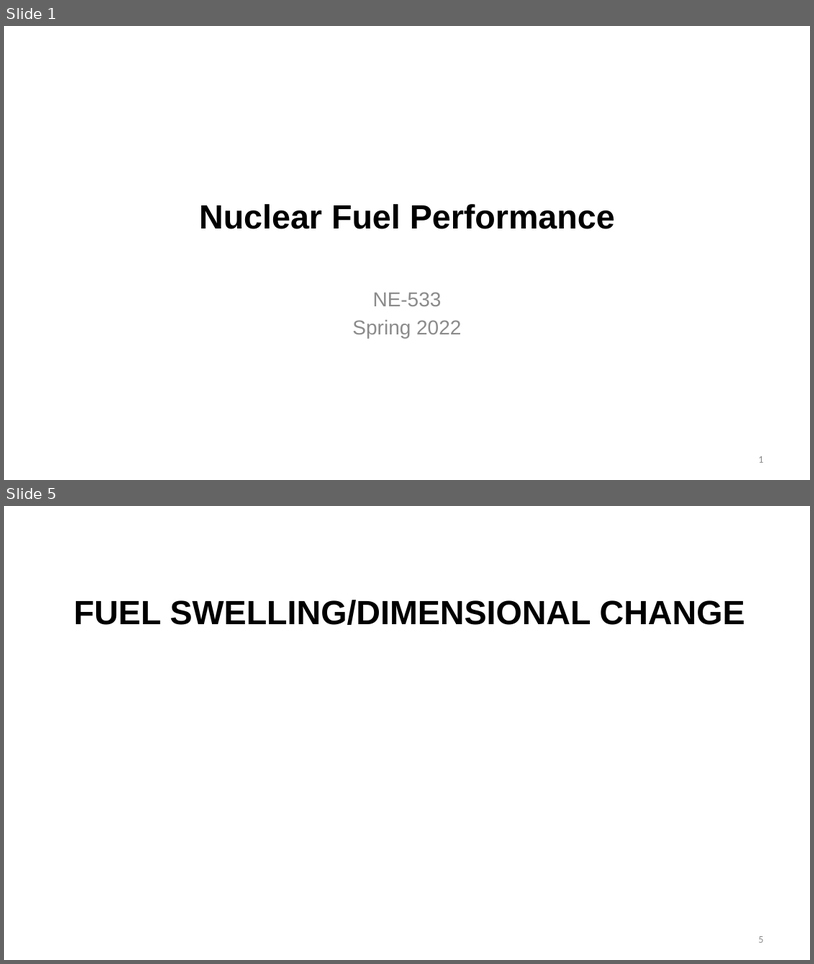
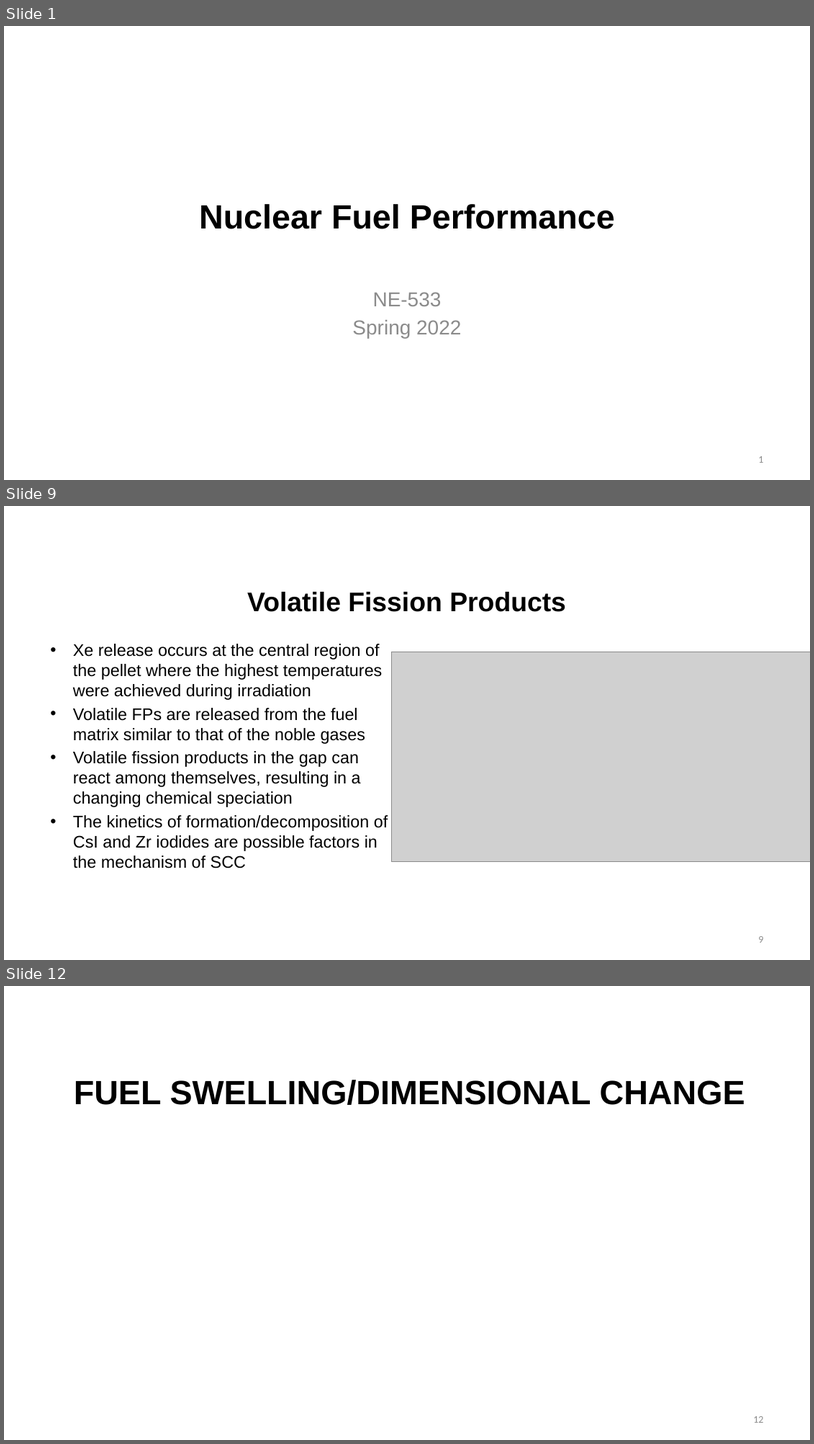
Before and after one commit to benbeeler/TEACHING, a slide deck: Nuclear_Fuel_Performance/NE533_Spring2022/section3/Lec14_swelling.pptx. Shown one above the other, each under a label of ours: slides 1 and 5 before the commit, slides 1, 9 and 12 after it; the slides between them are not shown. The pictures are 814x964 and 814x1444 pixels, drawn with LibreOffice and Linux fonts; fonts in the diff are those of the drawing; grey boxes stand for pictures; background and template pictures are left out. Boxes give left, top, right and bottom in pixels: in the first picture for what was removed or moved away, otherwise in the second. Text is boxed around its words. In the diff, an @@ line names an element or a change of style, - is before the commit and + after.

```diff
--- a/Nuclear_Fuel_Performance/NE533_Spring2022/section3/Lec14_swelling.pptx
+++ b/Nuclear_Fuel_Performance/NE533_Spring2022/section3/Lec14_swelling.pptx
@@ slide 9 added at (4,506,810,960), background #FFFFFF @@
@@ title added at (247,592,566,612), 32 pt, text #000000, bold @@
+Volatile Fission Products
@@ text added at (73,644,388,868), 20 pt, text #000000 @@
+• Xe release occurs at the central region of the pellet where the highest temperatures were achieved during irradiation
+• Volatile FPs are released from the fuel matrix similar to that of the noble gases
+• Volatile fission products in the gap can react among themselves, resulting in a changing chemical speciation
+• The kinetics of formation/decomposition of CsI and Zr iodides are possible factors in the mechanism of SCC
@@ picture added at (392,651,810,861) @@
@@ page number added at (759,936,764,942), 12 pt, text #8C8C8C @@
+9
@@ what was slide 5 is now slide 12 @@
@@ page number at (754,1416,764,1422): text changed @@
-5
+12
```
Also in this commit, not shown: 3 slides changed, 6 other slides added, 25 other files.
